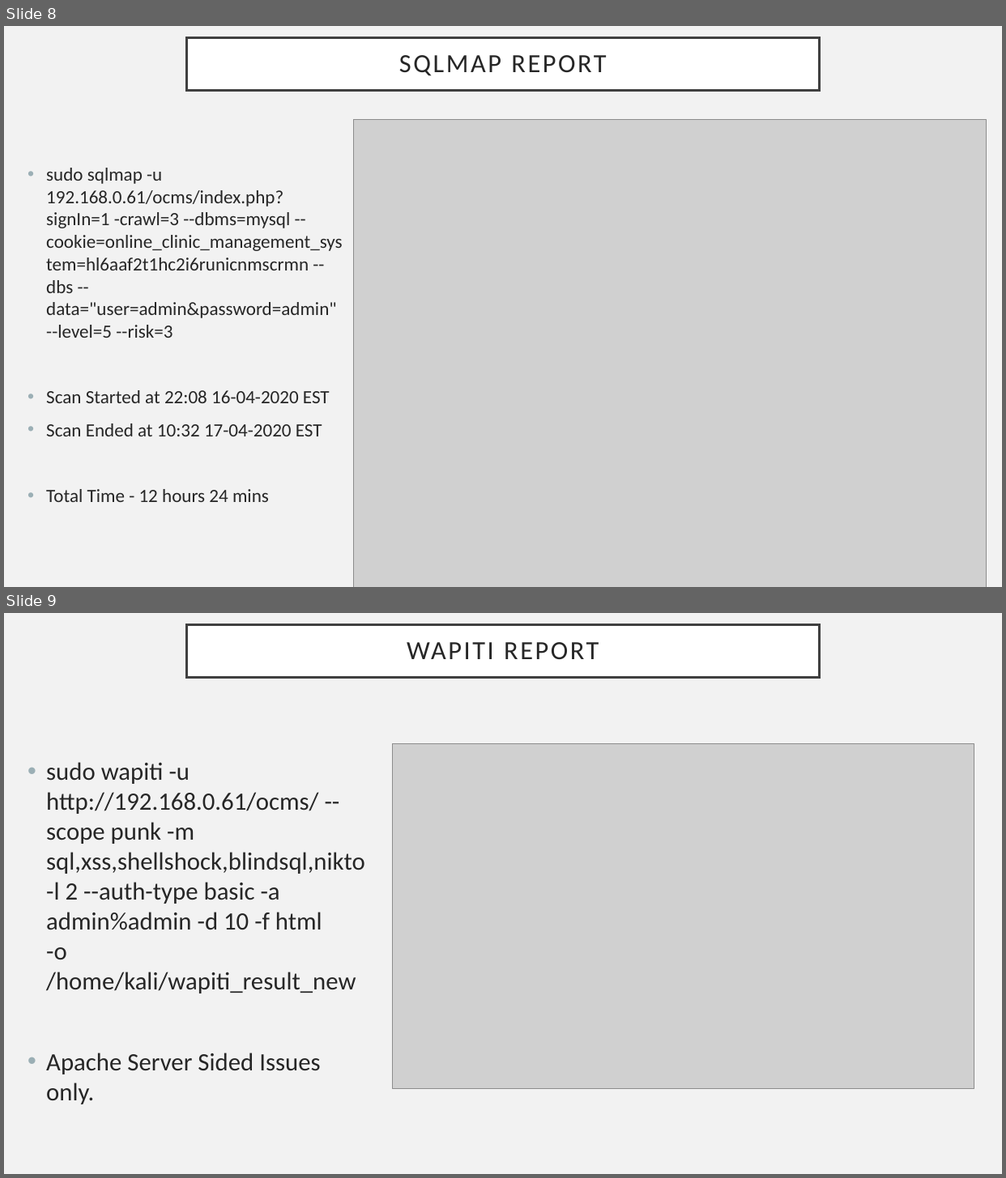
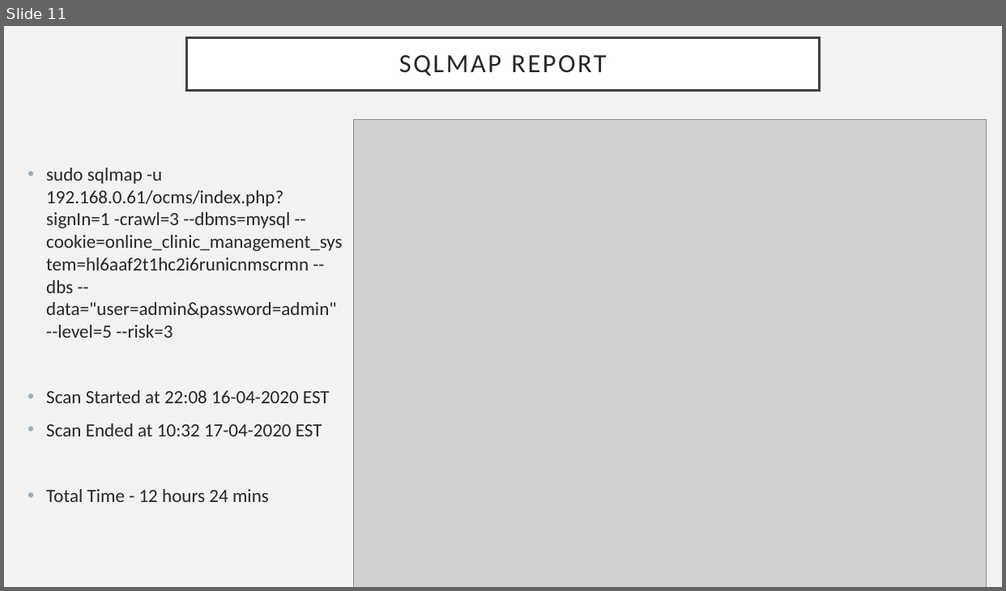
Before and after one commit to ar4f4t/INSE-6140-Project, a slide deck: Presentation Slides/Presentation Slide.pptx. Shown one above the other, each under a label of ours: slides 8 and 9 before the commit, slide 11 after it. The pictures are 1006x1178 and 1006x591 pixels, drawn with LibreOffice and Linux fonts; fonts in the diff are those of the drawing; grey boxes stand for pictures. Boxes give left, top, right and bottom in pixels: in the first picture for what was removed or moved away, otherwise in the second. Text is boxed around its words. In the diff, an @@ line names an element or a change of style, - is before the commit and + after.

```diff
--- a/Presentation Slides/Presentation Slide.pptx
+++ b/Presentation Slides/Presentation Slide.pptx
@@ slide 9 removed at bbox=[4, 613, 1002, 1174], background #F2F2F2 @@
@@ title removed at bbox=[187, 625, 819, 677] @@
-WAPITI REPORT
@@ picture removed at bbox=[393, 744, 974, 1088] @@
@@ text removed at bbox=[46, 762, 365, 1105] @@
-• sudo wapiti -u http://192.168.0.61/ocms/ --scope punk -m sql,xss,shellshock,blindsql,nikto -l 2 --auth-type basic -a admin%admin -d 10 -f html -o /home/kali/wapiti_result_new
-• Apache Server Sided Issues only.
@@ what was slide 8 is now slide 11 @@
```
Also in this commit, not shown: 2 slides changed, 5 slides added.
